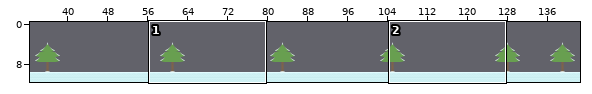
Two states of a Tiled map, tilemaps/snowmountain.tmx. The first picture is a wide view before the edit; the outline marks the close-up.
Close-up. Before the edit:
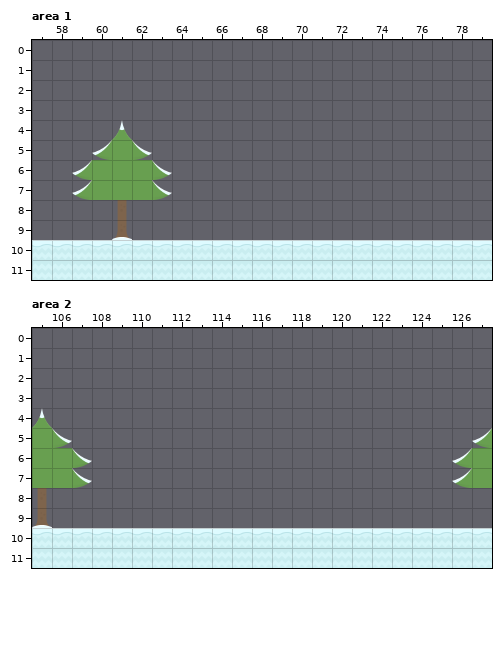
Cells are 70x70 px. Shown: area 1 x 57..79, y 0..11; area 2 x 105..127, y 0..11. The commit also changed other parts of the map, which this record leaves out.
After the commit:
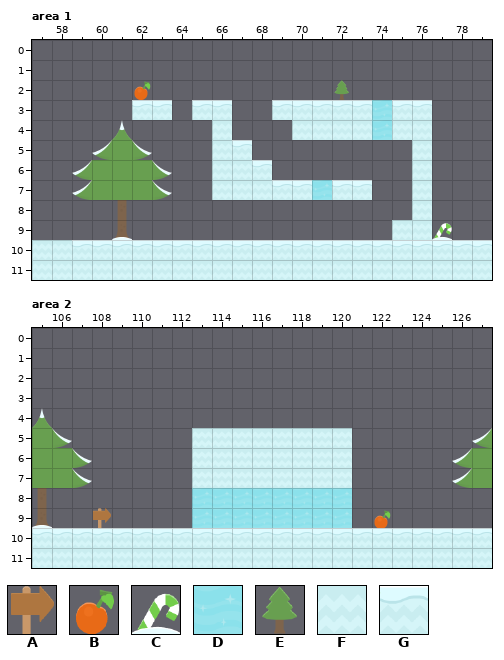
Key: from "tiles": A 226 "signRight", B 303 "cherry", C 367 "caneGreenSmall", D 383 "iceWaterDeepStars", E 394 "pineSaplingAlt", F 443 "tundraCenter", G 460 "tundraMid".
_ is an empty cell.
Objects are placed by their top-left corner, in cells (3,4 is the top-left corner of cell 3,4); size is 1x1 cell unless given.
Change:
Layer "Apples", area 1:
A new object: B "cherry" at 62,2.
Layer "background", area 1:
The edit adds tile C in row 9 at x 77.
The edit adds tile D in rows 3 to 4 at x 74; in row 7 at x 71.
Layer "ground", area 1:
The edit adds tile E in row 2 at x 72.
Tile G gives way to tile F in row 10 at x 57 to 58.
The edit adds tile F in row 4 at x 66, 70 to 73 and 75 to 76; in row 5 at x 66 and 76; in row 6 at x 66 to 67 and 76; in row 7 at x 66 to 68 and 76; in row 8 at x 76; in row 9 at x 75 to 76.
The edit adds tile G in row 3 at x 62 to 63, 65 to 66, 69 to 73 and 75 to 76; in row 5 at x 67; in row 6 at x 68; in row 7 at x 69 to 70 and 72 to 73.
Layer "Apples", area 2:
A new object: B "cherry" at 122,9.
Layer "background", area 2:
The edit adds tile A in row 9 at x 108.
The edit adds tile D in rows 8 to 9 at x 113 to 120.
Layer "ground", area 2:
The edit adds tile F in rows 5 to 7 at x 113 to 120.
